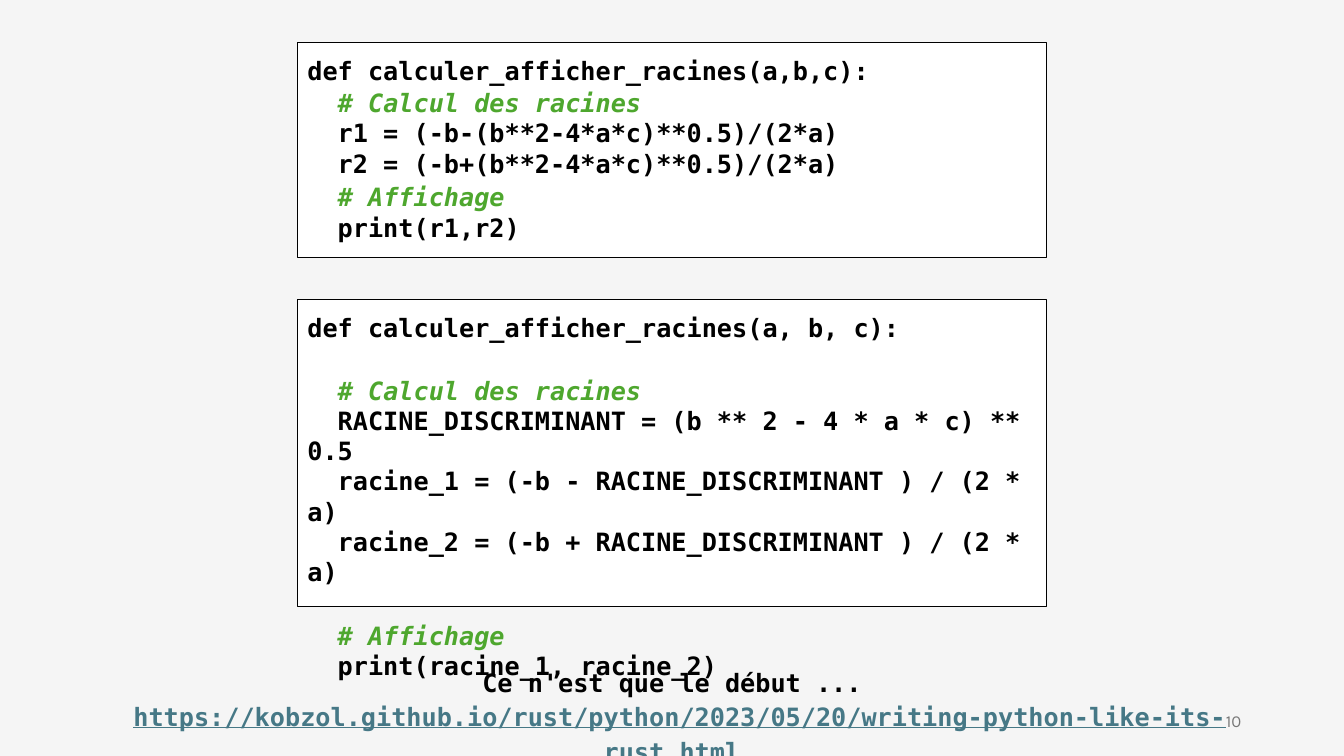
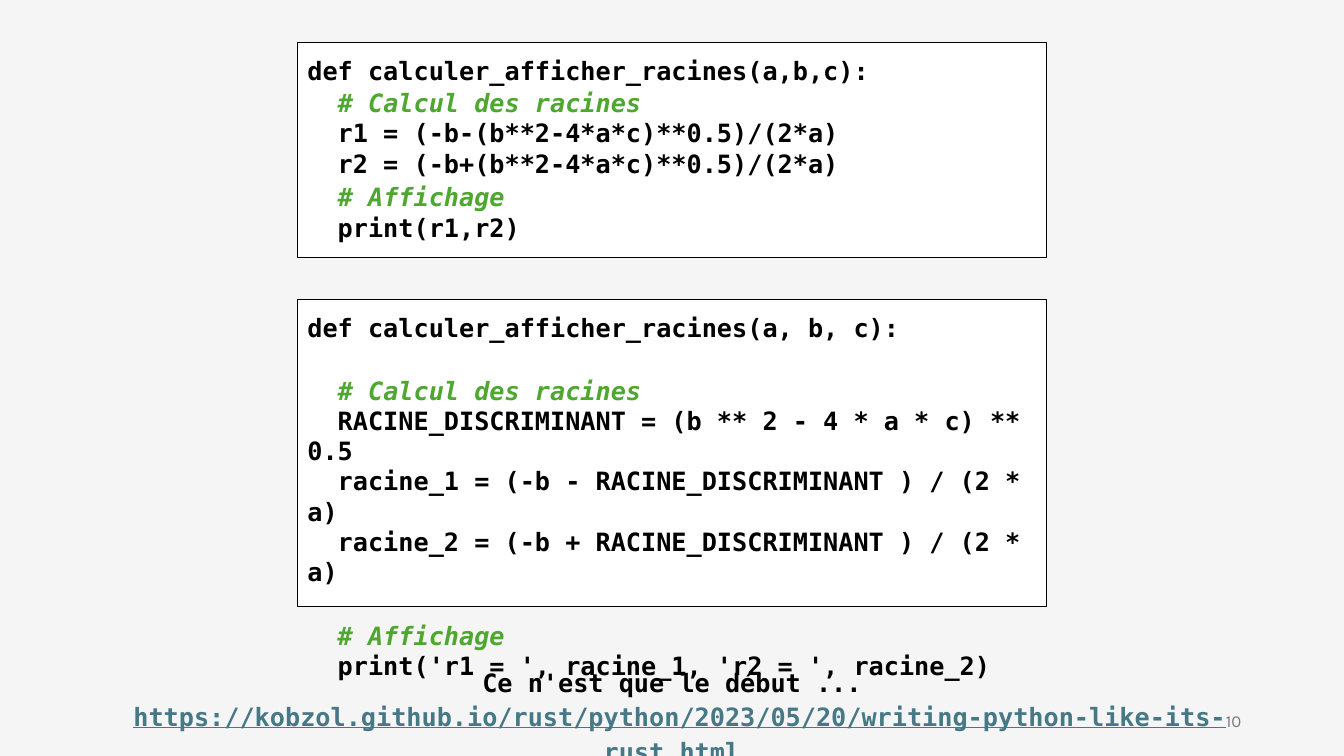
Before and after one commit to iannickgagnon/sagedays_iannick_2026, a slide deck: slide 10 of python_1/presentation_python_1.pptx. Drawn at 1344x756 pixels with LibreOffice and Linux fonts; fonts in the diff are those of the drawing. Boxes give left, top, right and bottom in pixels: in the first picture for what was removed or moved away, otherwise in the second. Text is boxed around its words. In the diff, an @@ line names an element or a change of style, - is before the commit and + after.

```diff
--- a/python_1/presentation_python_1.pptx
+++ b/python_1/presentation_python_1.pptx
@@ text in rectangle at (338, 654, 991, 681): text changed @@
-print(racine_1, racine_2)
+print('r1 = ', racine_1, 'r2 = ', racine_2)
```
Also in this commit, not shown: 3 other slides changed, 1 slide added.
